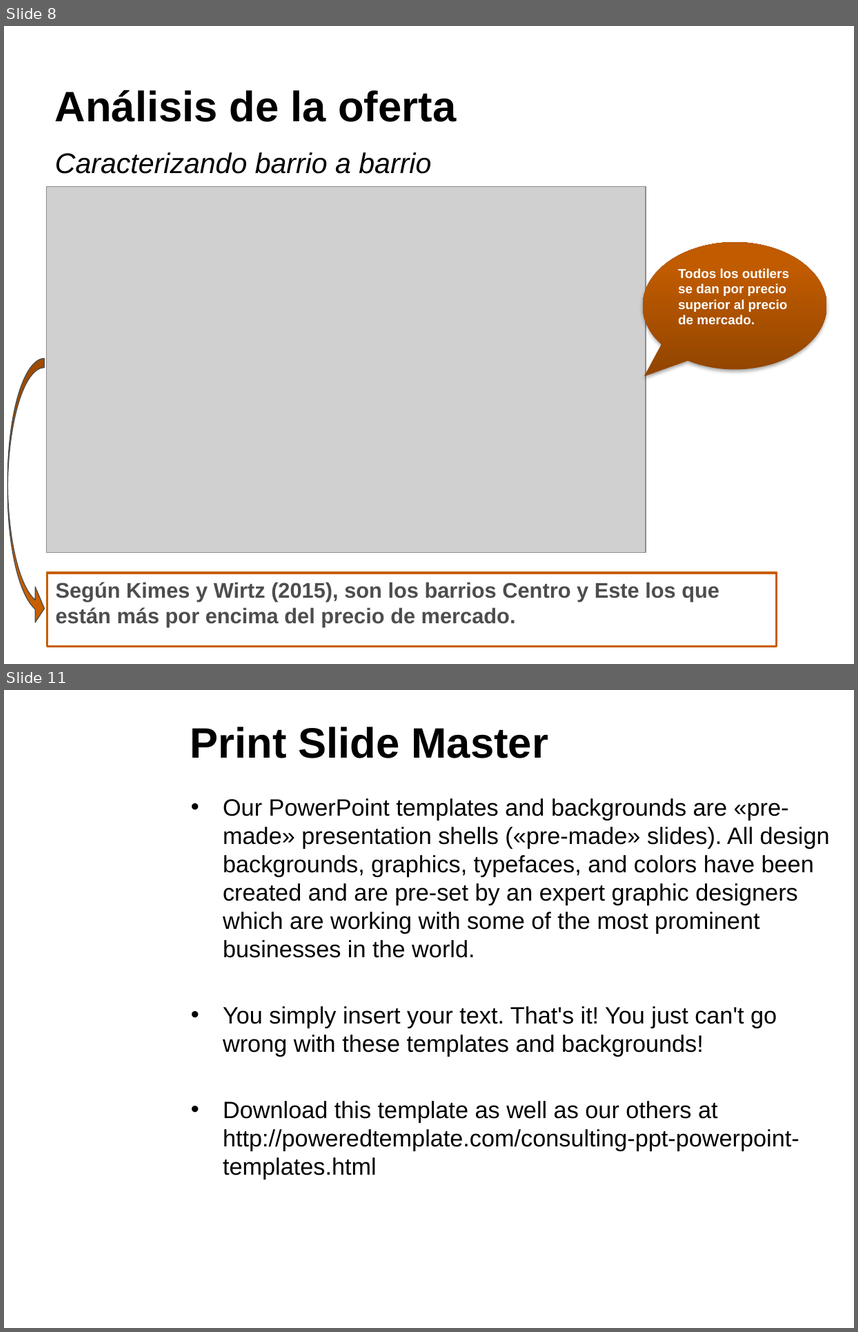
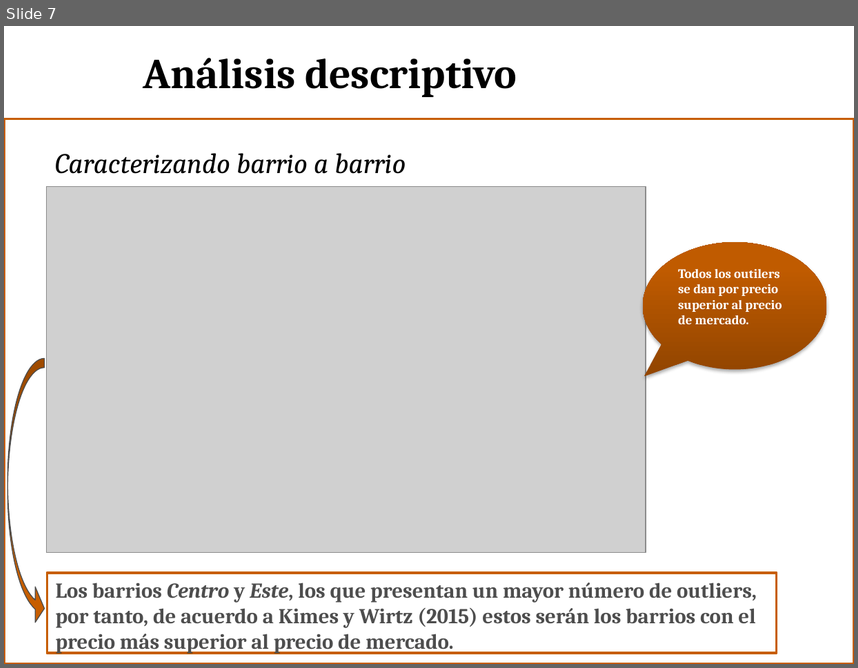
Before and after one commit to Joseluisvic/Trabajo-Final-De-M-ster, a slide deck: Presentación TFM.pptx. Shown one above the other, each under a label of ours: slides 8 and 11 before the commit, slide 7 after it; the slides between them are not shown. The pictures are 858x1332 and 858x668 pixels, drawn with LibreOffice and Linux fonts; fonts in the diff are those of the drawing; grey boxes stand for pictures; background and template pictures are left out. Boxes give left, top, right and bottom in pixels: in the first picture for what was removed or moved away, otherwise in the second. Text is boxed around its words. In the diff, an @@ line names an element or a change of style, - is before the commit and + after.

```diff
--- a/Presentación TFM.pptx
+++ b/Presentación TFM.pptx
@@ slide 11 removed at (4, 690, 854, 1328), background picture (left out) @@
@@ title removed at (190, 727, 549, 758) @@
-Print Slide Master
@@ text removed at (223, 798, 830, 1179) @@
-• Our PowerPoint templates and backgrounds are «pre-made» presentation shells («pre-made» slides). All design backgrounds, graphics, typefaces, and colors have been created and are pre-set by an expert graphic designers which are working with some of the most prominent businesses in the world.
-• You simply insert your text. That's it! You just can't go wrong with these templates and backgrounds!
-• Download this template as well as our others at http://poweredtemplate.com/consulting-ppt-powerpoint-templates.html
@@ what was slide 8 is now slide 7 @@
@@ slide 7 changed as well @@
@@ title at (143, 58, 517, 97): text changed; font Arial to Cambria @@
-Análisis de la oferta
+Análisis descriptivo
@@ rectangle added at (4, 118, 854, 664), fill #FFFFFF, outline #C75E00 2 pt @@
@@ text "Caracterizando barrio a barrio" at (55, 153, 406, 174): font Arial to Cambria @@
@@ speech bubble "Todos los outilers se dan ..." at (642, 242, 827, 370): font Arial to Cambria @@
@@ rectangle "Los barrios Centro y Este, ...": place and size @@
-rectangle "Los barrios Centro y Este, ..." at (47, 572, 777, 646)
+rectangle "Los barrios Centro y Este, ..." at (47, 572, 777, 653)
@@ text in rectangle at (56, 582, 757, 653): text changed; font Arial to Cambria @@
-Según Kimes y Wirtz (2015), son los barrios Centro y Este los que están más por encima del precio de mercado.
+Los barrios Centro y Este, los que presentan un mayor número de outliers, por tanto, de acuerdo a Kimes y Wirtz (2015) estos serán los barrios con el precio más superior al precio de mercado.
```
Also in this commit, not shown: 7 other slides changed, 9 slides added, 2 other slides removed, 1 other file.
